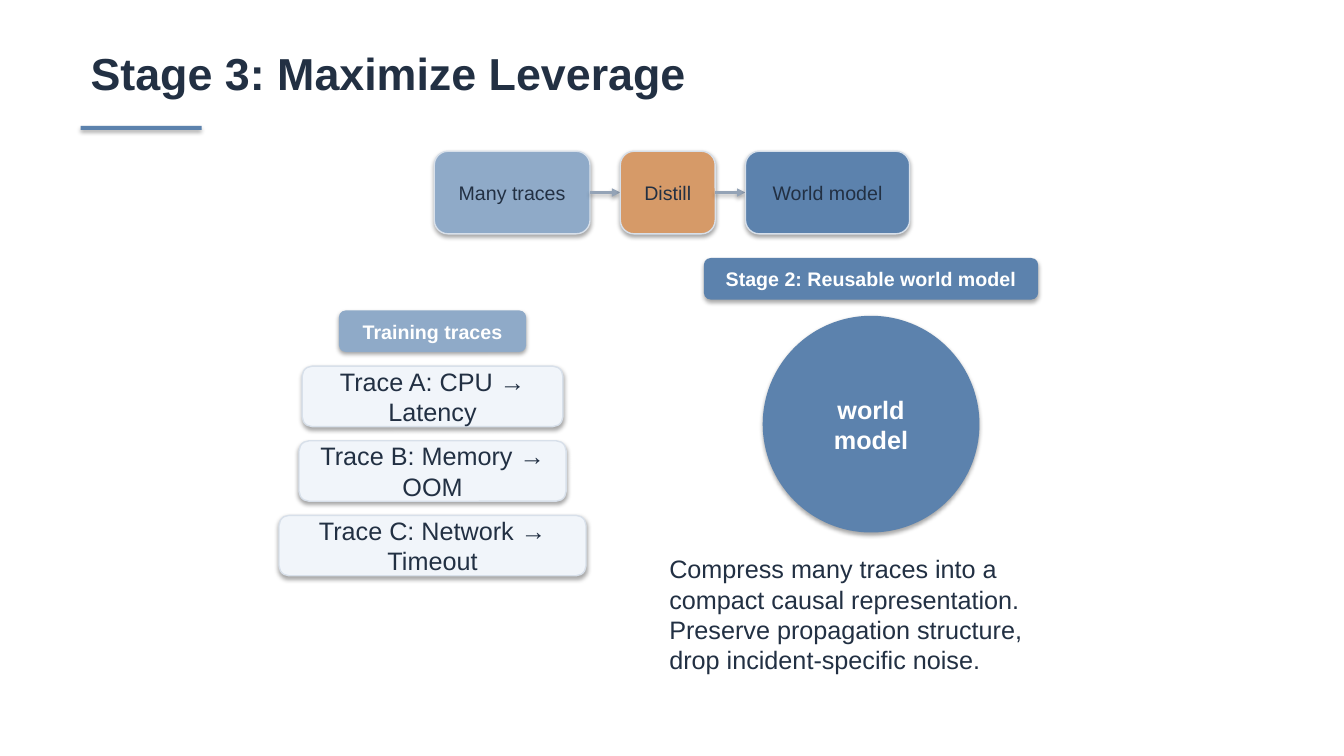
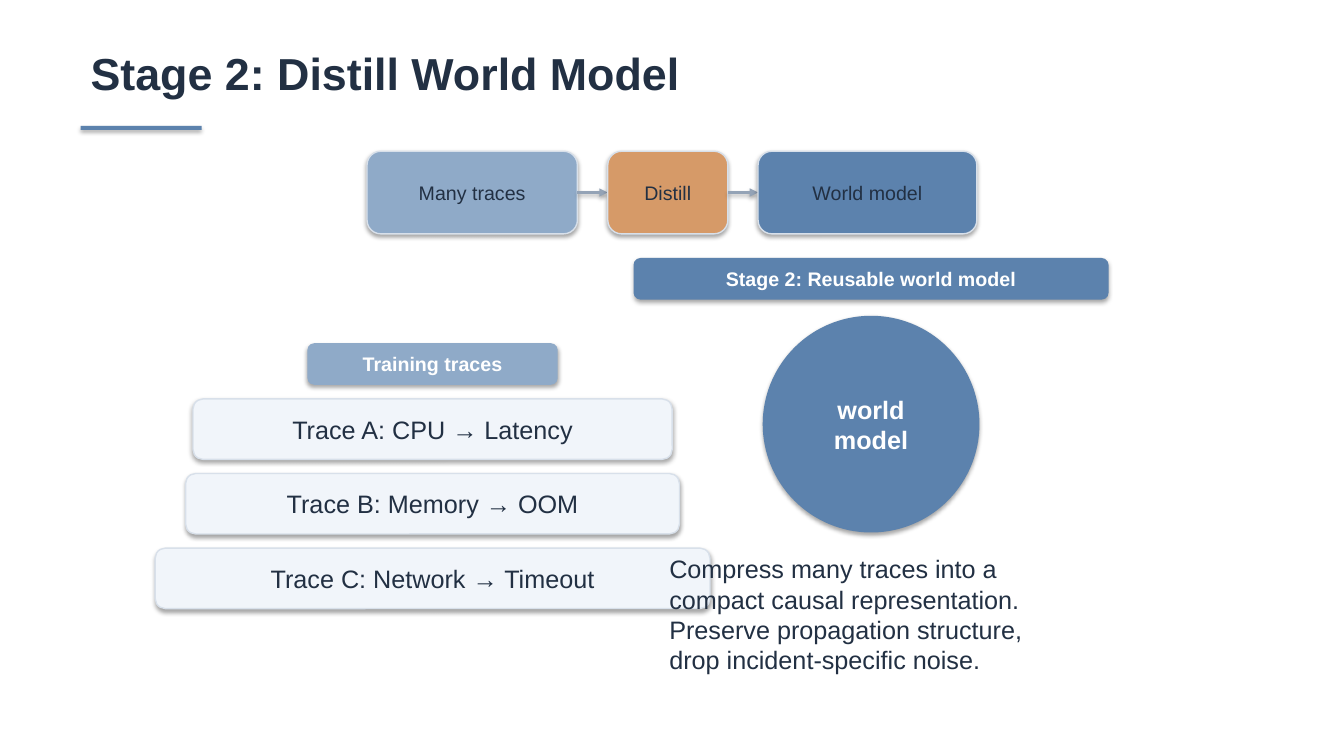
Before and after one commit to Lincyaw/paperops, a slide deck: slide 16 of examples/self-intro/diagnostic_world_model.pptx (slide 17 before the commit). Drawn at 1344x756 pixels with LibreOffice and Linux fonts; fonts in the diff are those of the drawing. Boxes give left, top, right and bottom in pixels: in the first picture for what was removed or moved away, otherwise in the second. Text is boxed around its words. In the diff, an @@ line names an element or a change of style, - is before the commit and + after.

```diff
--- a/examples/self-intro/diagnostic_world_model.pptx
+++ b/examples/self-intro/diagnostic_world_model.pptx
@@ text at (91, 57, 679, 99): text changed @@
-Stage 3: Maximize Leverage
+Stage 2: Distill World Model
@@ rounded rectangle "Many traces": place and size @@
-rounded rectangle "Many traces" at (435, 151, 591, 234)
+rounded rectangle "Many traces" at (367, 151, 578, 234)
@@ rounded rectangle "Distill": place and size @@
-rounded rectangle "Distill" at (620, 151, 715, 234)
+rounded rectangle "Distill" at (608, 151, 728, 234)
@@ rounded rectangle "World model": place and size @@
-rounded rectangle "World model" at (746, 151, 910, 234)
+rounded rectangle "World model" at (758, 151, 977, 234)
@@ arrow moved from (590, 193) - (620, 193) to (578, 193) - (608, 193) @@
@@ arrow moved from (716, 193) - (746, 193) to (728, 193) - (758, 193) @@
@@ rounded rectangle "Stage 2: Reusable world model": place and size @@
-rounded rectangle "Stage 2: Reusable world model" at (704, 258, 1038, 299)
+rounded rectangle "Stage 2: Reusable world model" at (634, 258, 1109, 299)
@@ rounded rectangle "Training traces": place and size @@
-rounded rectangle "Training traces" at (339, 311, 526, 352)
+rounded rectangle "Training traces" at (308, 343, 558, 384)
@@ rounded rectangle "Trace A: CPU → Latency": place and size @@
-rounded rectangle "Trace A: CPU → Latency" at (302, 366, 564, 426)
+rounded rectangle "Trace A: CPU → Latency" at (193, 399, 671, 460)
@@ rounded rectangle "Trace B: Memory → OOM": place and size @@
-rounded rectangle "Trace B: Memory → OOM" at (299, 441, 567, 501)
+rounded rectangle "Trace B: Memory → OOM" at (186, 474, 680, 534)
@@ rounded rectangle "Trace C: Network → Timeout": place and size @@
-rounded rectangle "Trace C: Network → Timeout" at (279, 515, 587, 576)
+rounded rectangle "Trace C: Network → Timeout" at (155, 548, 710, 609)
```
Also in this commit, not shown: 15 other slides changed, 2 slides added, 3 slides removed, 1 other file.
